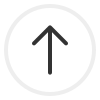
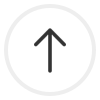
Revision of a layered 100 × 100 image; what changed, layer by layer:
painted on "Layer 2" over (32, 25, 68, 75)
